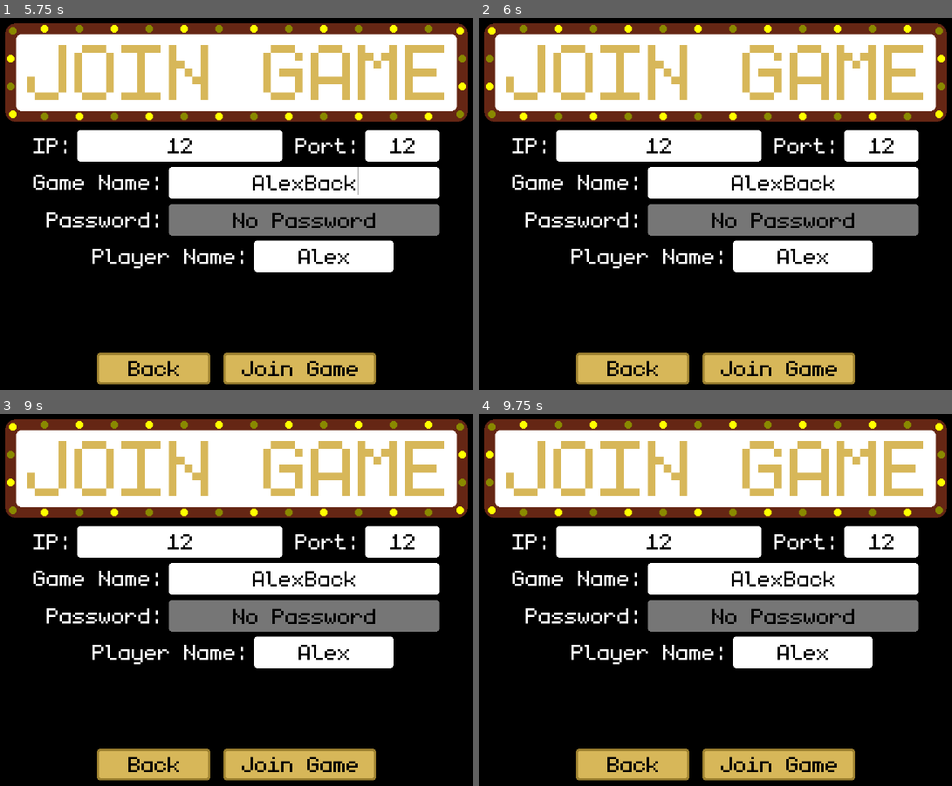
Above: before the commit, frames 1-4 (two rows, left to right).
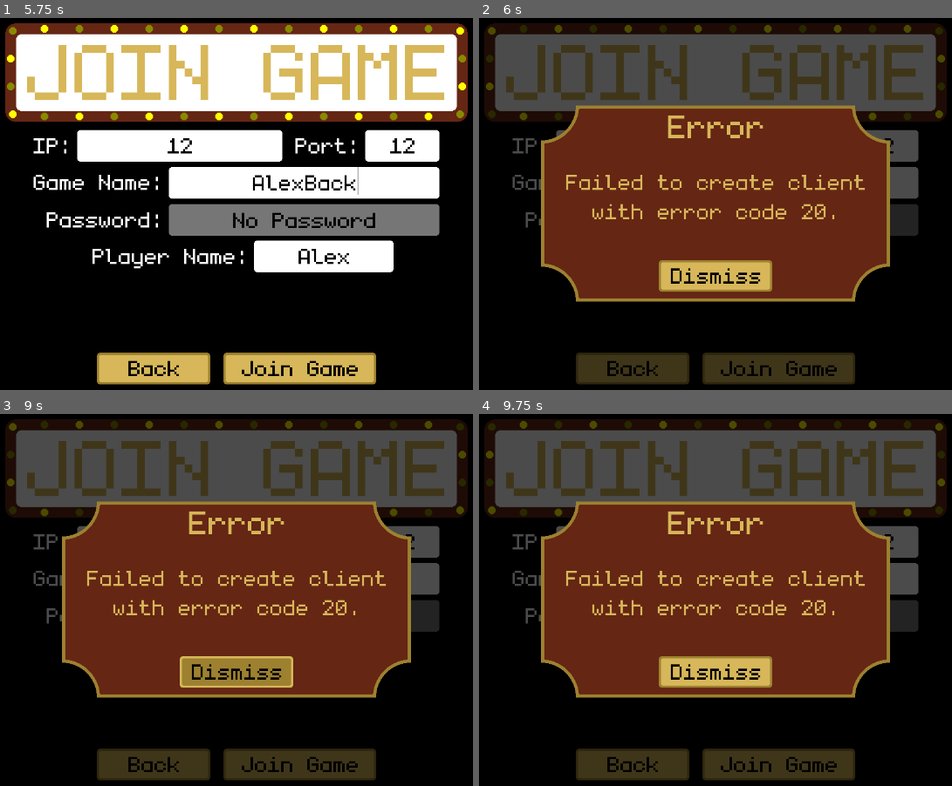
Above: after the commit, the same moments.

Repository: Jmmanin/pixel-poker
Game: Godot game, scene res://join/join_game.tscn
Same seed, same stepped clock (60 frames per second), same inputs: the game is played once before the commit and once after it. This scene is started directly instead of the project's main scene.
Inputs (mouse positions are in pixels of both pictures, inside the frame that each line leads up to):
- Up to frame 1 (5.75 s): click (179, 144) at 0.52 s; type "12" at 0.6 s; click (402, 144) at 0.75 s; type "12" at 0.83 s; click (307, 181) at 0.98 s; type "Alex" at 1.07 s; click (326, 256) at 1.27 s; type "Alex" at 1.35 s; click "Join Game" at 2 s; click "Dismiss" at 2.75 s; click "Back" at 3.5 s; move the mouse to (387, 185) at 4.27 s; click (387, 185) at 4.42 s; type "Back" at 5 s
- Up to frame 2 (6 s): tap Enter (ui_accept) at 5.75, 5.85 s; move the mouse to (573, 222) at 5.77 s; click (573, 222) at 5.92 s
- Up to frame 3 (9 s): tap Enter (ui_accept) at 6.02, 6.32, 7.25, 8.75, 8.85 s; click (236, 670) at 6.5 s, where only the run after the commit has a clickable "Dismiss"; move the mouse to (307, 514) at 7.27 s; hold Enter (ui_accept) 7.28-8 s; click (307, 514) at 7.42 s; click (236, 670) at 8 s, where only the run after the commit has a clickable "Dismiss"; move the mouse to (203, 678) at 8.77 s; click (203, 678) at 8.92 s
- Up to frame 4 (9.75 s): tap Enter (ui_accept) at 9.02, 9.32, 9.5 s; move the mouse to (923, 659) at 9.52 s; hold Enter (ui_accept) from 9.53 s (still down); click (923, 659) at 9.67 s

Frame 1 is identical in both runs. In frame 2, 65% of the frame differs, in the area x 1-99%, y 1-99%; in frame 3, 65%; in frame 4, 65%.
Error before the commit: Invalid access to property or key '_do_join_request' on a base object of type 'null instance'. (res://join/join_game.gd:19)
Error after the commit: Invalid access to property or key '_do_join_request' on a base object of type 'null instance'. (res://join/join_game.gd:21)

Commit message:
Add keyboard shortcuts for host and join
Enter = host/join
Esc = back

Diff:
--- a/host/host_game.gd
+++ b/host/host_game.gd
@@ -8,6 +8,8 @@
 var prebet = PokerTypes.PrebetTypes.PB_BLIND
 
 var my_ip = ''
+
+var dialog_shown = false
 
 func _ready():
     connect('init_self_host', get_node('/root/Main/Networking')._on_init_self_host)
@@ -32,6 +34,17 @@
         $AnteParent/AnteLineEdit.release_focus()
         $BlindParent/BigBlindLineEdit.release_focus()
         $BlindParent/SmallBlindLineEdit.release_focus()
+
+func _input(event):
+    if not dialog_shown:
+        if event.is_action_pressed("ui_accept"):
+            _on_host_game_button_pressed()
+        elif event.is_action_pressed("ui_cancel"):
+            _on_back_button_pressed()
+        else:
+            pass # Do nothing
+    else:
+        pass # Do nothing
 
 func _on_sign_timer_timeout():
     # 'Blink' sign
@@ -121,7 +134,8 @@
                 dialog.set_title('Error')
                 dialog.set_message('Failed to create server with error code ' + str(error) + '.')
                 dialog.set_single_button_text('Dismiss')
-                dialog.get_node('DialogBoxFrame/CenterButton').pressed.connect(func(): dialog.queue_free())
+                dialog.get_node('DialogBoxFrame/CenterButton').pressed.connect(func(): dialog.queue_free(); dialog_shown = false)
+                dialog_shown = true
                 add_child(dialog)
             else:
                 multiplayer.multiplayer_peer = multiplayer_peer
@@ -140,17 +154,19 @@
         else:
             # TO-DO - implement hosting games by connecting to separate server application
             var dialog = load('res://dialog_box.tscn').instantiate()
-            dialog.set_title('Unsupported')
+            dialog.set_title('Error')
             dialog.set_message('Only self-hosting is supported currently.')
             dialog.set_single_button_text('Dismiss')
-            dialog.get_node('DialogBoxFrame/CenterButton').pressed.connect(func(): dialog.queue_free())
+            dialog.get_node('DialogBoxFrame/CenterButton').pressed.connect(func(): dialog.queue_free(); dialog_shown = false)
+            dialog_shown = true
             add_child(dialog)
     else:
         var dialog = load('res://dialog_box.tscn').instantiate()
         dialog.set_title('Error')
         dialog.set_message('Invalid input provided.\nCheck input\nand try again.')
         dialog.set_single_button_text('Dismiss')
-        dialog.get_node('DialogBoxFrame/CenterButton').pressed.connect(func(): dialog.queue_free())
+        dialog.get_node('DialogBoxFrame/CenterButton').pressed.connect(func(): dialog.queue_free(); dialog_shown = false)
+        dialog_shown = true
         add_child(dialog)
 
 func _http_request_completed(_result, _response_code, _headers, body):
--- a/join/join_game.gd
+++ b/join/join_game.gd
@@ -11,6 +11,8 @@
 
 var joining_period_count = 0
 var suppress_connected_fail = false
+
+var dialog_shown = false
 
 func _ready():
     multiplayer.connected_to_server.connect(_on_connected_ok)
@@ -26,6 +28,17 @@
         $GameNameParent/GameNameLineEdit.release_focus()
         $PasswordParent/PasswordLineEdit.release_focus()
         $PlayerNameParent/PlayerNameLineEdit.release_focus()
+
+func _input(event):
+    if not dialog_shown:
+        if event.is_action_pressed("ui_accept"):
+            _on_join_game_button_pressed()
+        elif event.is_action_pressed("ui_cancel"):
+            _on_back_button_pressed()
+        else:
+            pass # Do nothing
+    else:
+        pass # Do nothing
 
 func _on_sign_timer_timeout():
     # 'Blink' sign
@@ -70,7 +83,8 @@
             dialog.set_title('Error')
             dialog.set_message('Failed to create client with error code ' + str(error) + '.')
             dialog.set_single_button_text('Dismiss')
-            dialog.get_node('DialogBoxFrame/CenterButton').pressed.connect(func(): dialog.queue_free())
+            dialog.get_node('DialogBoxFrame/CenterButton').pressed.connect(func(): dialog.queue_free(); dialog_shown = false)
+            dialog_shown = true
             add_child(dialog)
         else:
             multiplayer.multiplayer_peer = multiplayer_peer
@@ -82,7 +96,7 @@
             dialog.name = 'JoiningDialog'
             dialog.set_message('Joining game')
             dialog.set_single_button_text('Cancel')
-            dialog.get_node('DialogBoxFrame/CenterButton').pressed.connect(_on_cancel_join)
+            dialog.get_node('DialogBoxFrame/CenterButton').pressed.connect(func(): _on_cancel_join(); dialog_shown = false)
 
             var dialog_timer = Timer.new()
             dialog_timer.autostart = true
@@ -90,13 +104,15 @@
             dialog_timer.timeout.connect(_on_join_dialog_timer_timeout)
 
             dialog.add_child(dialog_timer)
+            dialog_shown = true
             add_child(dialog)
     else:
         var dialog = load('res://dialog_box.tscn').instantiate()
         dialog.set_title('Error')
         dialog.set_message('Invalid input provided.\nCheck input\nand try again.')
         dialog.set_single_button_text('Dismiss')
-        dialog.get_node('DialogBoxFrame/CenterButton').pressed.connect(func(): dialog.queue_free())
+        dialog.get_node('DialogBoxFrame/CenterButton').pressed.connect(func(): dialog.queue_free(); dialog_shown = false)
+        dialog_shown = true
         add_child(dialog)
 
 func _on_cancel_join():
@@ -122,7 +138,8 @@
         dialog.set_title('Error')
         dialog.set_message('Connection attempt timed out.')
         dialog.set_single_button_text('Dismiss')
-        dialog.get_node('DialogBoxFrame/CenterButton').pressed.connect(_on_timeout_dialog_button_pressed)
+        dialog.get_node('DialogBoxFrame/CenterButton').pressed.connect(func(): _on_timeout_dialog_button_pressed(); dialog_shown = false)
+        dialog_shown = true
         add_child(dialog)
 
 func _on_timeout_dialog_button_pressed():
